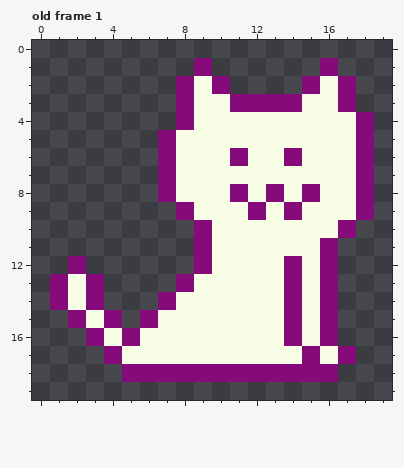
File history of a pixel-art file, assets/aseprite/kitty.aseprite. Above: the version before the commit.
20x20 pixels, 1 frame. Shown: old frame 1. The commit also changed other frames, which this record leaves out.
Once edited:
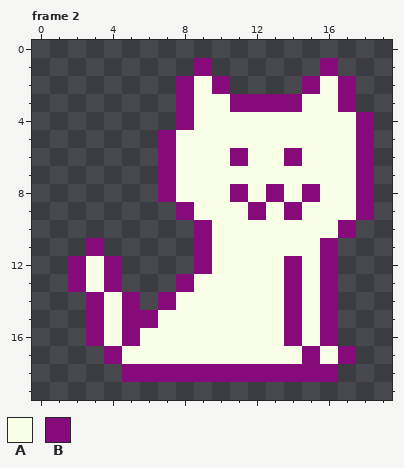
Palette (. is transparent): A #f9ffe7  B #870a7a
A new or re-ordered frame is compared with the old frame closest to it.
The edit:
frames 1 -> 7
Frame 2 is new; against old frame 1:
There is now colour A in row 12 at x 3; in row 14 at x 4.
The edit turns colour B into colour A in row 13 at x 3; in row 15 at x 4.
There is now colour B in row 11 at x 3; in rows 12 to 13 at x 4; in rows 14 to 15 at x 5.
The edit turns colour A into colour B in row 13 at x 2; in row 15 at x 3.
Colour A is gone in row 14 at x 2.
Colour B is gone in rows 13 to 14 at x 1; in row 15 at x 2.
Pixel boxes of the changes (left, top, right, bottom) in both pictures:
changed: (50, 238, 140, 328)
